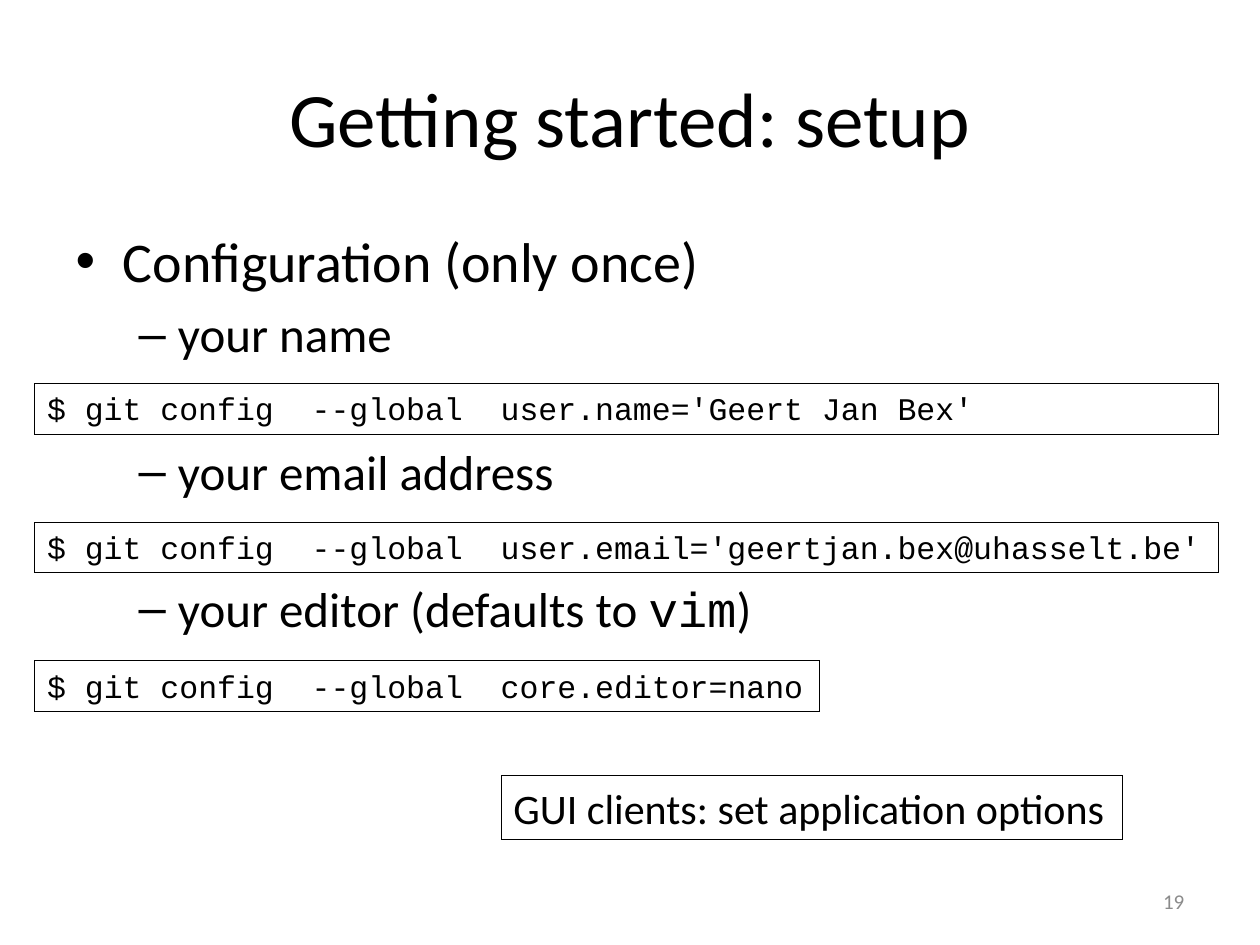
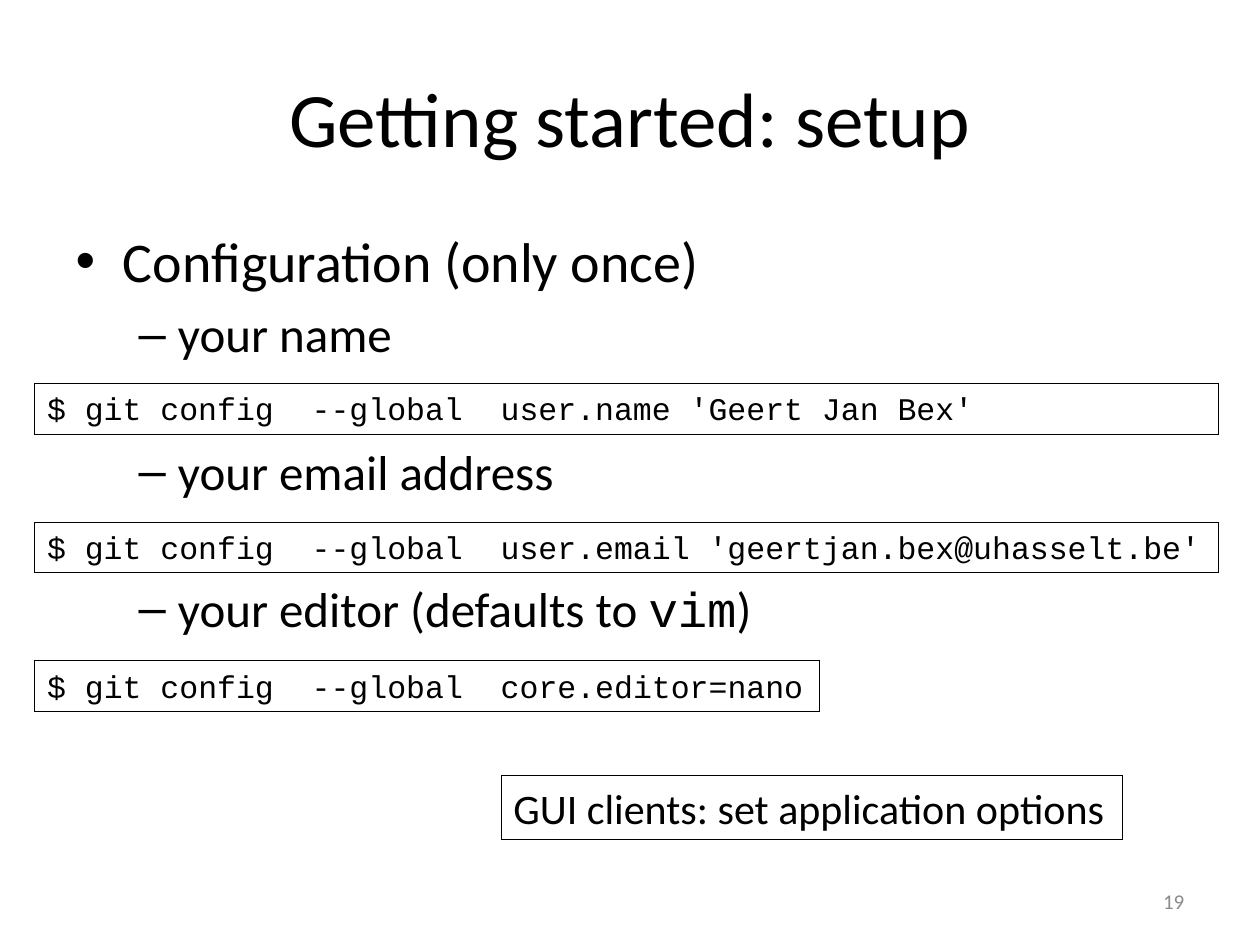
Before and after one commit to gjbex/Version-control-with-git, a slide deck: slide 19 of version_control_git.pptx. Drawn at 1260x945 pixels with LibreOffice and Linux fonts; fonts in the diff are those of the drawing. Boxes give left, top, right and bottom in pixels: in the first picture for what was removed or moved away, otherwise in the second. Text is boxed around its words. In the diff, an @@ line names an element or a change of style, - is before the commit and + after.

Commit message:
Fix mistake in git config calls

```diff
--- a/version_control_git.pptx
+++ b/version_control_git.pptx
@@ text in rectangle at box(85, 398, 974, 427): text changed @@
-$ git config --global user.name='Geert Jan Bex'
+$ git config --global user.name 'Geert Jan Bex'
@@ text in rectangle at box(85, 537, 1200, 566): text changed @@
-$ git config --global user.email='geertjan.bex@uhasselt.be'
+$ git config --global user.email 'geertjan.bex@uhasselt.be'
```
